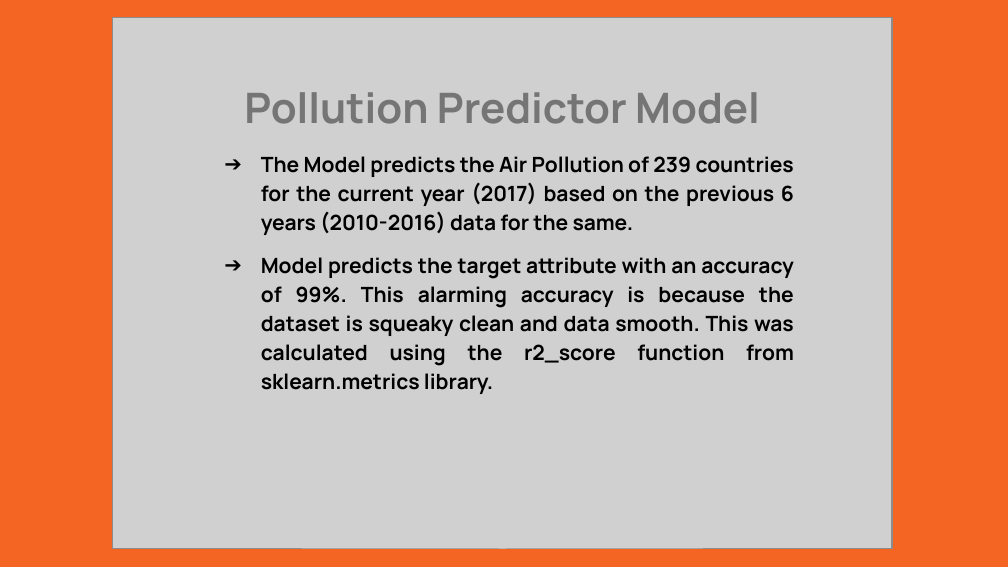
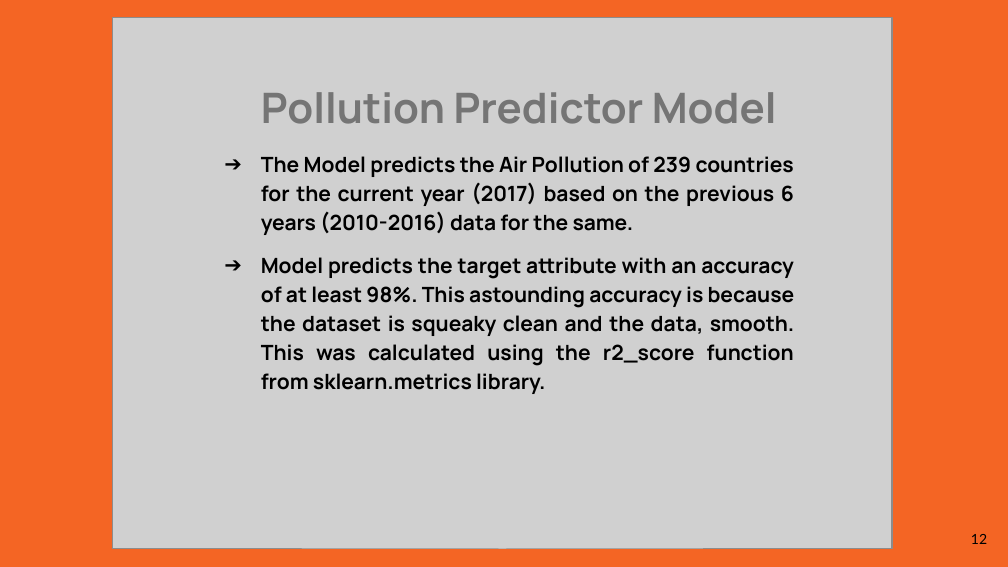
Before and after one commit to Pr0fess0rOP/Pollution-Predictor, a slide deck: slide 12 of DMP-Pollution Predictor Presentation.pptx (slide 9 before the commit). Drawn at 1008x567 pixels with LibreOffice and Linux fonts; fonts in the diff are those of the drawing; grey boxes stand for pictures. Boxes give left, top, right and bottom in pixels: in the first picture for what was removed or moved away, otherwise in the second. Text is boxed around its words. In the diff, an @@ line names an element or a change of style, - is before the commit and + after.

```diff
--- a/DMP-Pollution Predictor Presentation.pptx
+++ b/DMP-Pollution Predictor Presentation.pptx
@@ text "Pollution Predictor Model" at (261, 92, 777, 124): alignment left to centre @@
@@ text at (261, 257, 795, 394): text changed @@
-➔ Model predicts the target attribute with an accuracy of 99%. This alarming accuracy is because the dataset is squeaky clean and data smooth. This was calculated using the r2_score function from sklearn.metrics library.
+➔ Model predicts the target attribute with an accuracy of at least 98%. This astounding accuracy is because the dataset is squeaky clean and the data, smooth. This was calculated using the r2_score function from sklearn.metrics library.
@@ page number added at (971, 534, 987, 544), 10 pt, text #000000 @@
+12
```
Also in this commit, not shown: 13 other slides changed, 3 slides added, 1 other file.
